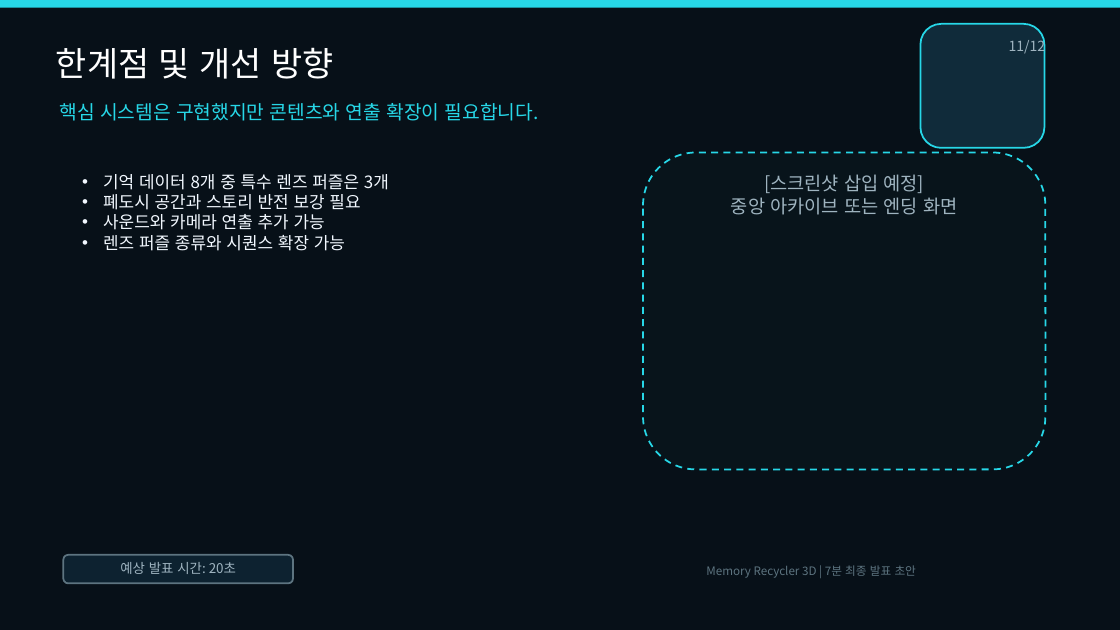
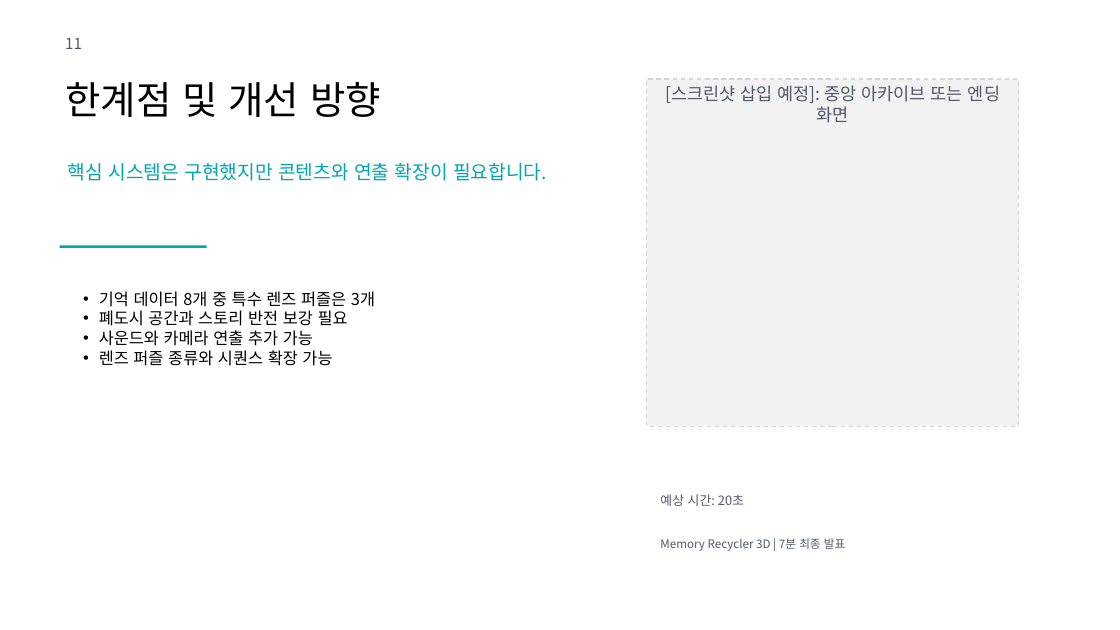
Before and after one commit to wodnd0403/memory_recycler, a slide deck: slide 11 of Docs/MemoryRecycler3D_Final_Presentation.pptx. Drawn at 1120x630 pixels with LibreOffice and Linux fonts; fonts in the diff are those of the drawing. Boxes give left, top, right and bottom in pixels: in the first picture for what was removed or moved away, otherwise in the second. Text is boxed around its words. In the diff, an @@ line names an element or a change of style, - is before the commit and + after.

Commit message:
fix: 템플릿 기반 최종 발표 PPT 한글 정상화

```diff
--- a/Docs/MemoryRecycler3D_Final_Presentation.pptx
+++ b/Docs/MemoryRecycler3D_Final_Presentation.pptx
@@ rectangle removed at <box>0,0,1120,630</box> @@
@@ rectangle removed at <box>0,0,1120,8</box> @@
@@ rounded rectangle removed at <box>921,24,1045,148</box> @@
@@ text at <box>65,38,82,49</box>: text changed; size 12 to 13 pt; text colour #9FB4C0 to #50586B @@
-11/12
+11
@@ text "한계점 및 개선 방향": place and size @@
-text "한계점 및 개선 방향" at <box>56,47,333,79</box>
+text "한계점 및 개선 방향" at <box>65,82,381,117</box>
@@ text "한계점 및 개선 방향" at <box>65,82,381,117</box>: size 29 to 33 pt, text colour #FFFFFF to #000000 @@
@@ rectangle "[스크린샷 삽입 예정]: 중앙 아카이브 ...": place and size @@
-rectangle "[스크린샷 삽입 예정]: 중앙 아카이브 ..." at <box>644,153,1046,470</box>
+rectangle "[스크린샷 삽입 예정]: 중앙 아카이브 ..." at <box>647,79,1019,426</box>
@@ rectangle "[스크린샷 삽입 예정]: 중앙 아카이브 ..." at <box>647,79,1019,426</box>: rounded rectangle to rectangle; fill #08141B to #F2F2F2; outline #27D7E7 1.5 pt dashed to #D7D7D7 1 pt dashed @@
@@ text in rectangle at <box>665,85,1000,123</box>: text changed; size 16 to 15 pt; text colour #9FB4C0 to #50586B @@
-[스크린샷 삽입 예정]
-중앙 아카이브 또는 엔딩 화면
+[스크린샷 삽입 예정]: 중앙 아카이브 또는 엔딩 화면
@@ text "핵심 시스템은 구현했지만 콘텐츠와 연출 ...": place and size @@
-text "핵심 시스템은 구현했지만 콘텐츠와 연출 ..." at <box>60,103,539,121</box>
+text "핵심 시스템은 구현했지만 콘텐츠와 연출 ..." at <box>68,163,547,181</box>
@@ text "핵심 시스템은 구현했지만 콘텐츠와 연출 ..." at <box>68,163,547,181</box>: text colour #27D7E7 to #00A6B4 @@
@@ rectangle added at <box>60,245,207,248</box>, fill #00A6B4 @@
@@ text "기억 데이터 8개 중 특수 ...": place and size @@
-text "기억 데이터 8개 중 특수 ..." at <box>103,174,389,251</box>
+text "기억 데이터 8개 중 특수 ..." at <box>99,291,375,366</box>
@@ text "기억 데이터 8개 중 특수 ..." at <box>99,291,375,366</box>: size 14.5 to 14 pt, text colour #F2F8FF to #000000; indent changed @@
@@ text "예상 시간: 20초": place and size @@
-text "예상 시간: 20초" at <box>63,555,292,584</box>
+text "예상 시간: 20초" at <box>660,494,744,506</box>
@@ text "예상 시간: 20초" at <box>660,494,744,506</box>: fill #0D2230 to none; outline #5D7480 1.5 pt to none @@
@@ text at <box>660,494,744,506</box>: text changed; size 11.5 to 11 pt; text colour #9FB4C0 to #50586B @@
-예상 발표 시간: 20초
+예상 시간: 20초
@@ text at <box>660,538,845,551</box>: text changed; text colour #5D7480 to #50586B @@
-Memory Recycler 3D | 7분 최종 발표 초안
+Memory Recycler 3D | 7분 최종 발표
```
Also in this commit, not shown: 11 other slides changed, 2 other files.
